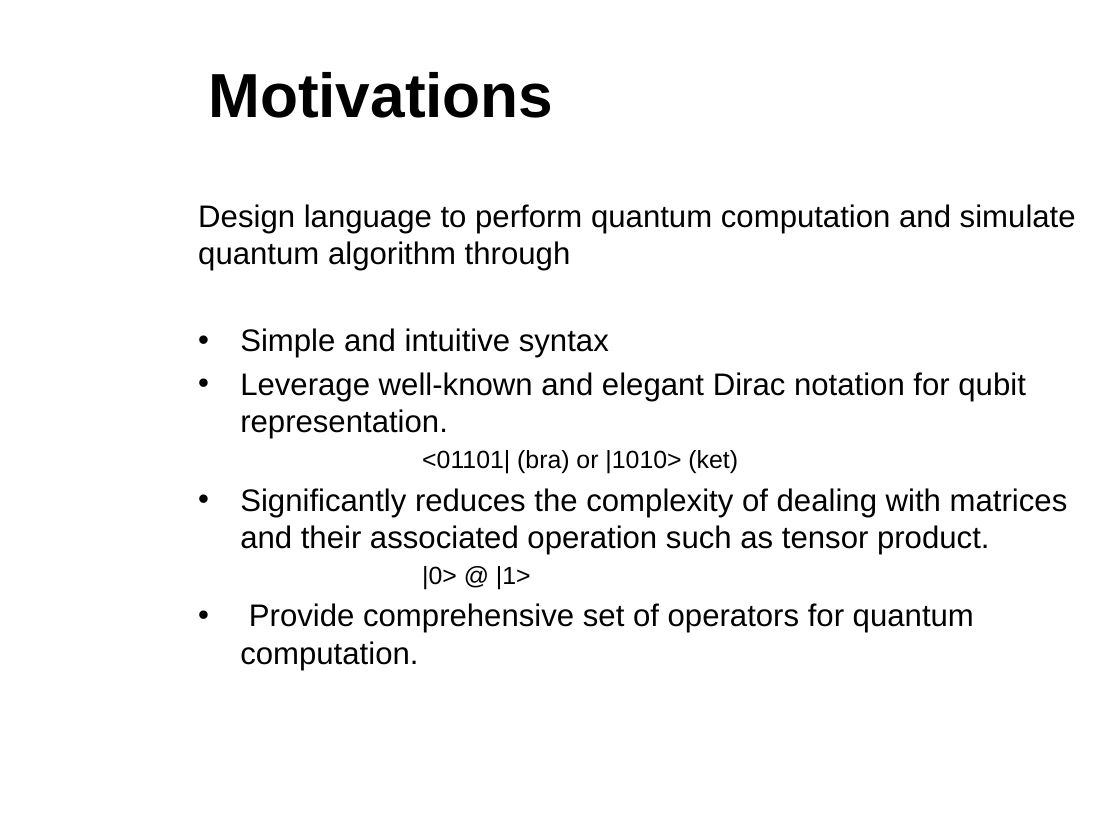
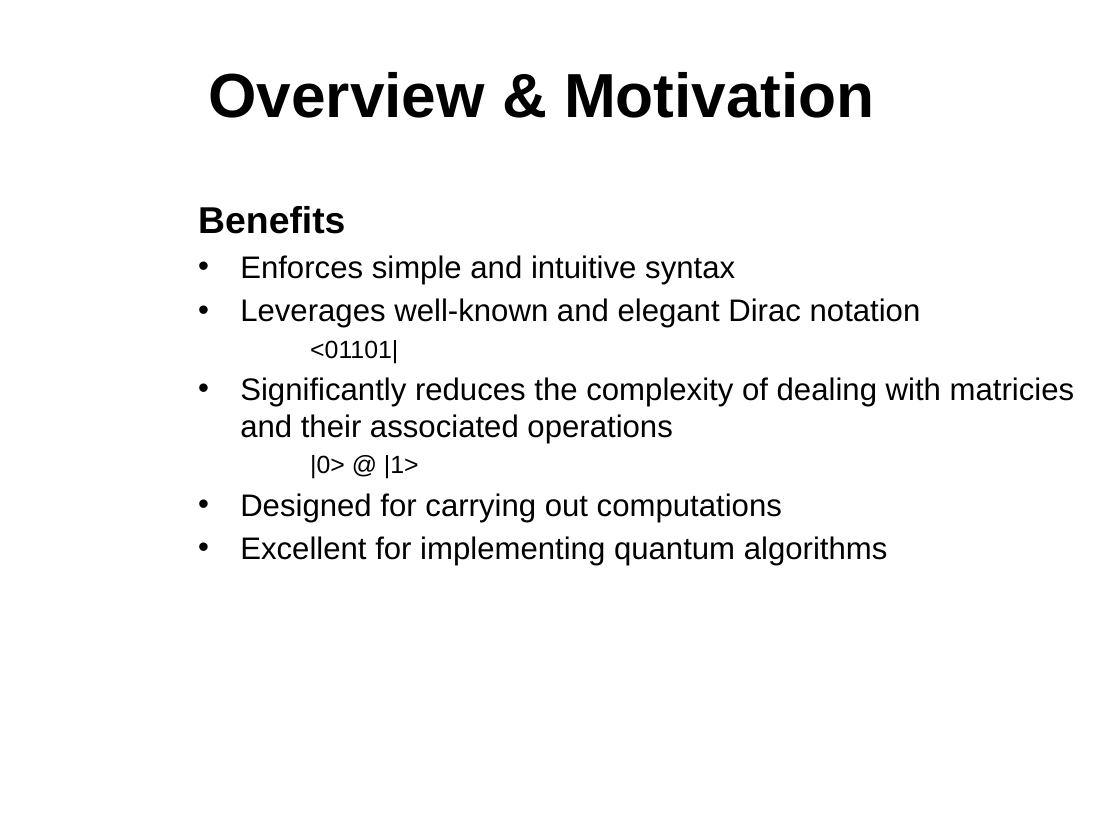
Before and after one commit to sdk21/PLT, a slide deck: slide 5 of Demo/Qlang.pptx (slide 4 before the commit). Drawn at 1120x840 pixels with LibreOffice and Linux fonts; fonts in the diff are those of the drawing; background and template pictures are left out. Boxes give left, top, right and bottom in pixels: in the first picture for what was removed or moved away, otherwise in the second. Text is boxed around its words. In the diff, an @@ line names an element or a change of style, - is before the commit and + after.

Commit message:
PPT

```diff
--- a/Demo/Qlang.pptx
+++ b/Demo/Qlang.pptx
@@ title at bbox=[208, 72, 875, 118]: text changed @@
-Motivations
+Overview & Motivation
@@ text at bbox=[198, 206, 1075, 444]: text changed @@
-Design language to perform quantum computation and simulate quantum algorithm through
-• Simple and intuitive syntax
-• Leverage well-known and elegant Dirac notation for qubit representation.
-<01101| (bra) or |1010> (ket)
-• Significantly reduces the complexity of dealing with matrices and their associated operation such as tensor product.
+Benefits
+• Enforces simple and intuitive syntax
+• Leverages well-known and elegant Dirac notation
+<01101|
+• Significantly reduces the complexity of dealing with matricies and their associated operations
@@ text at bbox=[240, 493, 888, 566]: text changed @@
-• Provide comprehensive set of operators for quantum computation.
+• Designed for carrying out computations
+• Excellent for implementing quantum algorithms
```
Also in this commit, not shown: 9 other slides changed, 3 slides added, 3 slides removed, 1 other file.
